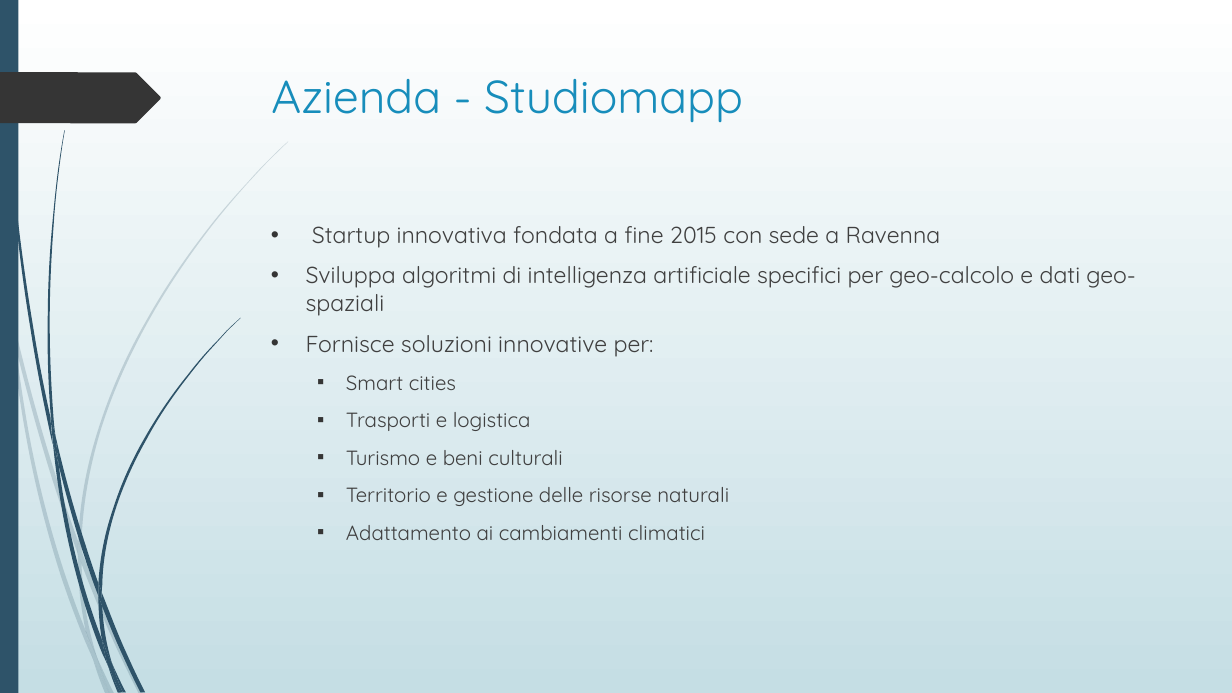
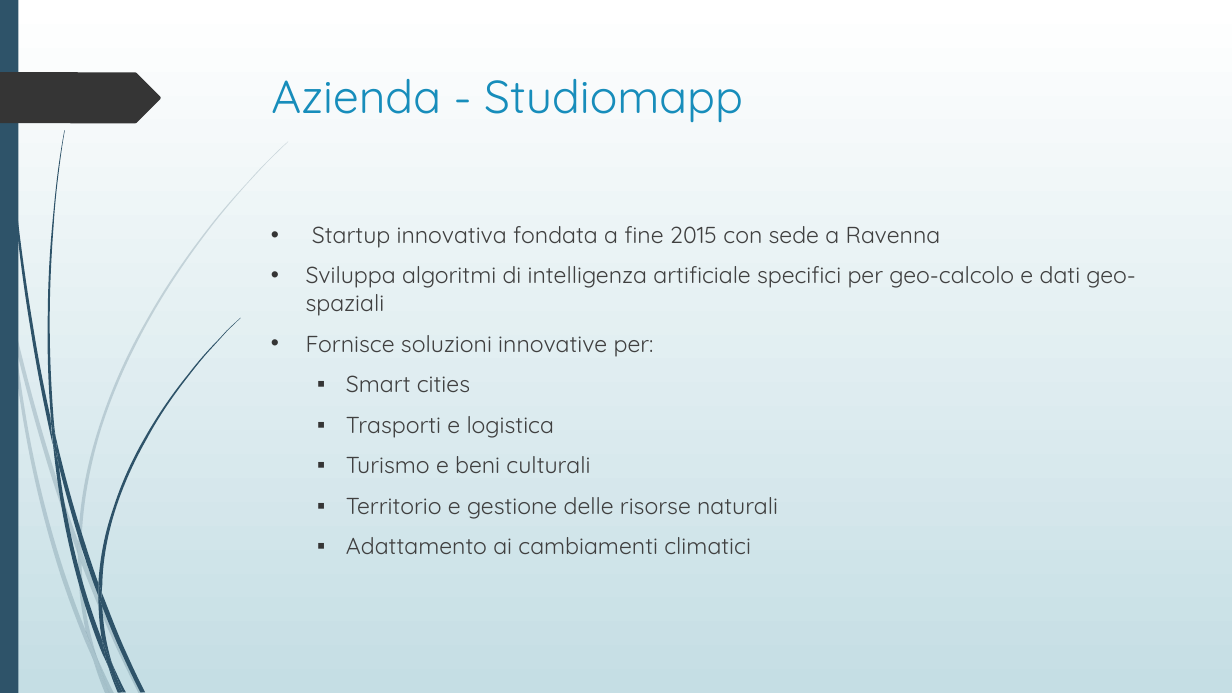
Before and after one commit to davide97l/Tesi-Laurea-Triennale, a slide deck: slide 2 of presentazione_tesi.pptx. Drawn at 1232x693 pixels with LibreOffice and Linux fonts; fonts in the diff are those of the drawing. Boxes give left, top, right and bottom in pixels: in the first picture for what was removed or moved away, otherwise in the second. Text is boxed around its words. In the diff, an @@ line names an element or a change of style, - is before the commit and + after.

```diff
--- a/presentazione_tesi.pptx
+++ b/presentazione_tesi.pptx
@@ text at <box>346,375,778,554</box>: size 16 to 18 pt in "Smart cities", "Trasporti e logistica", "Turismo e beni culturali", "Territorio e gestione delle risorse naturali" and 1 more places @@
```
Also in this commit, not shown: 9 other slides changed, 3 other files.
